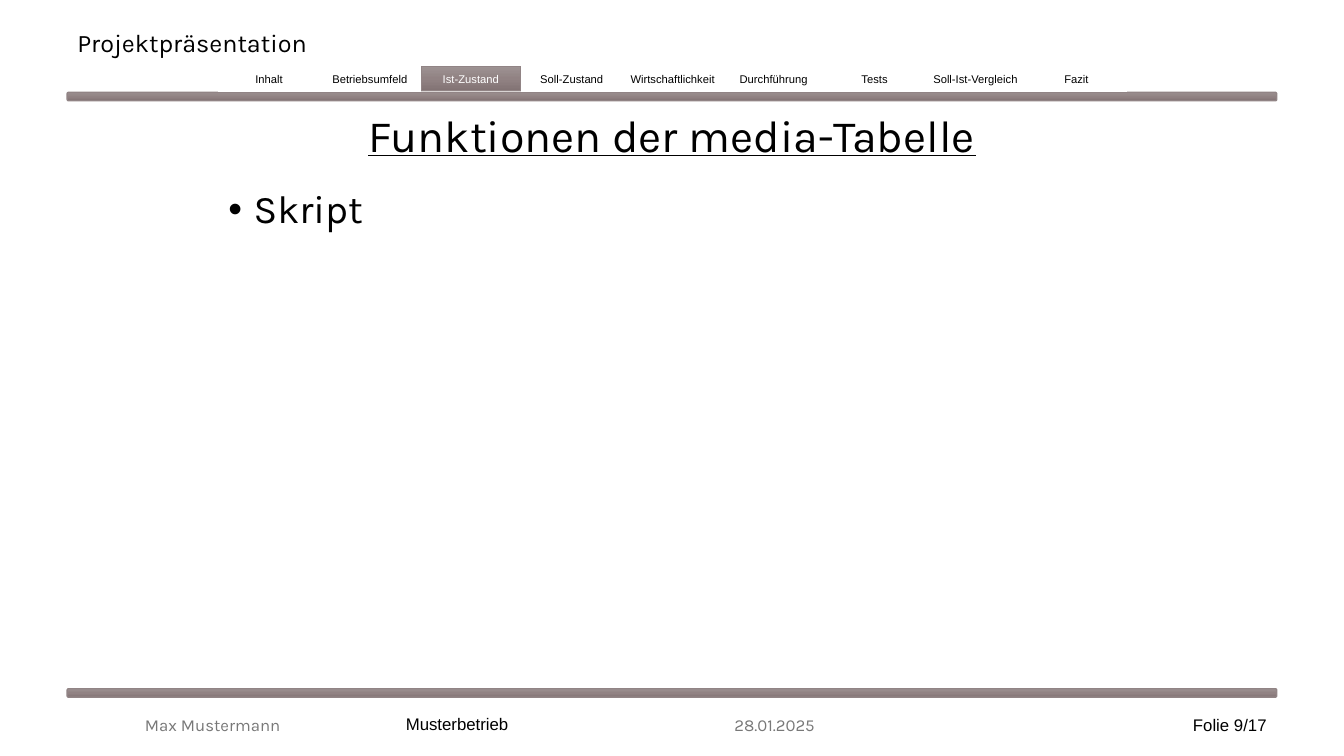
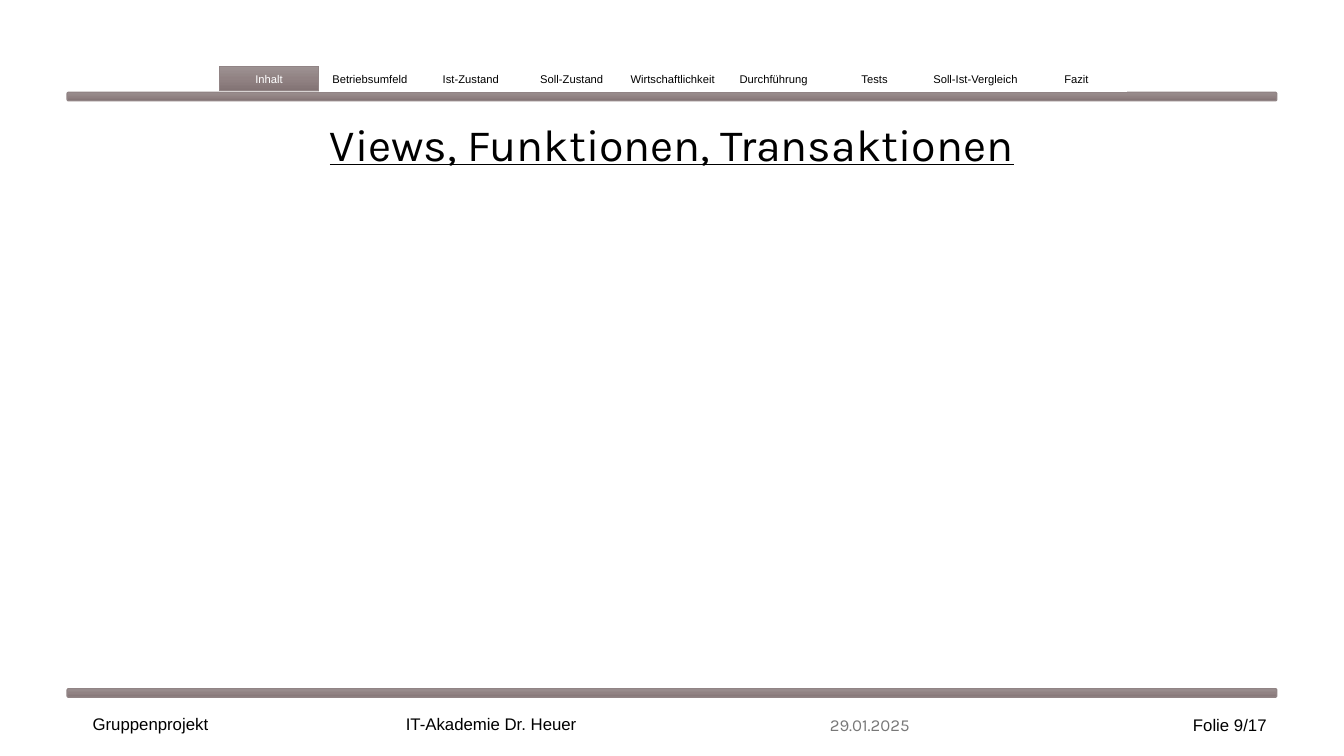
Before and after one commit to EkaterinaShmeleva/MediaManagementSystem, a slide deck: slide 9 of Medienverwaltungsdatenbank Gruppe1.pptx. Drawn at 1344x756 pixels with LibreOffice and Linux fonts; fonts in the diff are those of the drawing. Boxes give left, top, right and bottom in pixels: in the first picture for what was removed or moved away, otherwise in the second. Text is boxed around its words. In the diff, an @@ line names an element or a change of style, - is before the commit and + after.

Commit message:
Präsentation Inhalt aufgebaut

```diff
--- a/Medienverwaltungsdatenbank Gruppe1.pptx
+++ b/Medienverwaltungsdatenbank Gruppe1.pptx
@@ title removed at (77,34,307,58) @@
-Projektpräsentation
@@ rectangle "Inhalt" at (220,67,319,91): text colour #000000 to #FFFFFF; fill #FFFFFF to gradient #9D9293 to #928384 to #827475; outline #FFFFFF 1.5 pt to #918485 1 pt @@
@@ rectangle "Ist-Zustand" at (421,67,520,91): text colour #FFFFFF to #000000; fill gradient #9D9293 to #928384 to #827475 to #FFFFFF; outline #918485 1 pt to #FFFFFF 1.5 pt @@
@@ text added at (330,130,1013,166), 32 pt, text #000000, underline @@
+Views, Funktionen, Transaktionen
@@ text removed at (368,121,975,156) @@
-Funktionen der media-Tabelle
@@ text removed at (254,196,363,233) @@
-• Skript
@@ text at (93,718,209,734): text changed; font Karla to Arial; text colour #797979 to #000000 @@
-Max Mustermann
+Gruppenprojekt
@@ text at (406,718,577,730): text changed @@
-Musterbetrieb
+IT-Akademie Dr. Heuer
@@ text at (830,720,910,731): text changed @@
-28.01.2025
+29.01.2025
```
Also in this commit, not shown: 12 other slides changed, 1 slide added, 1 slide removed, 1 other file.
